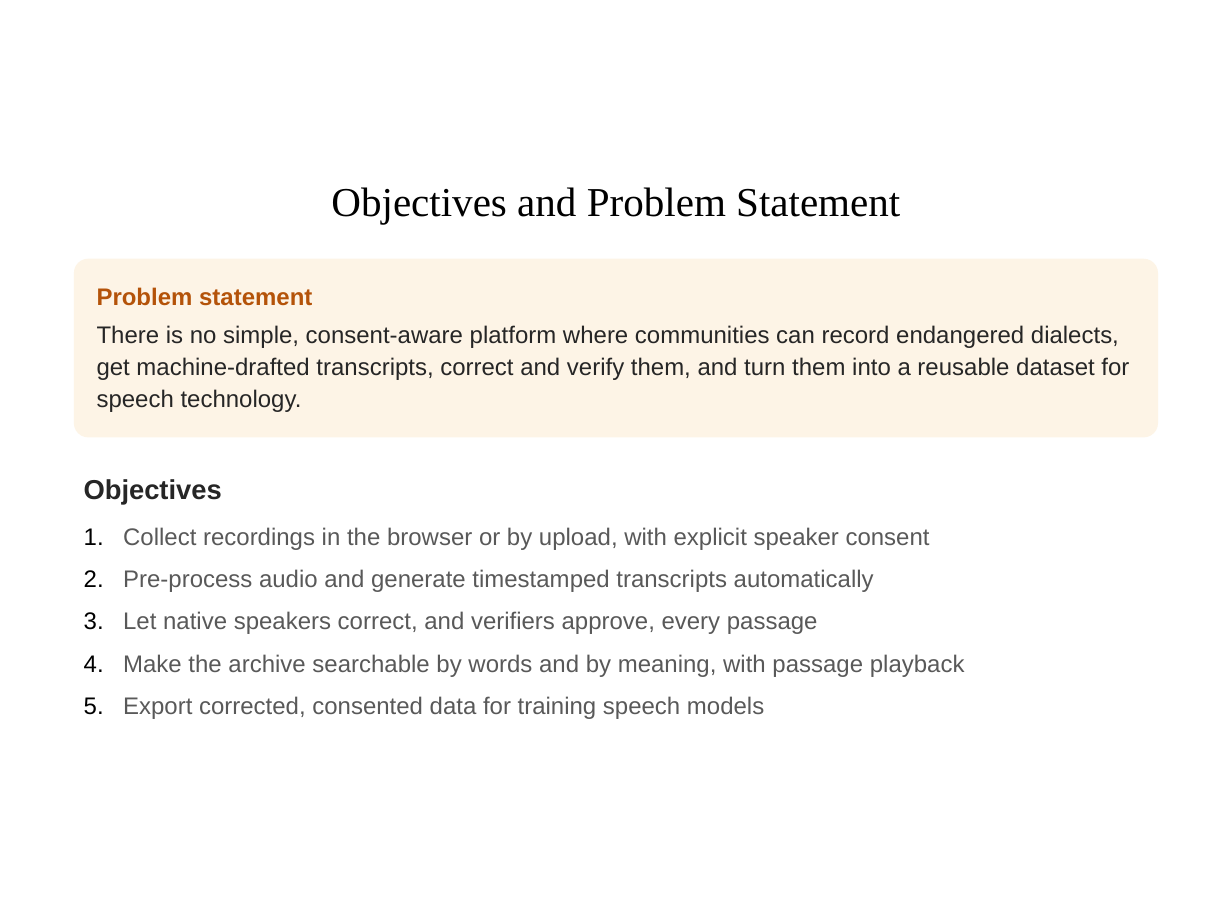
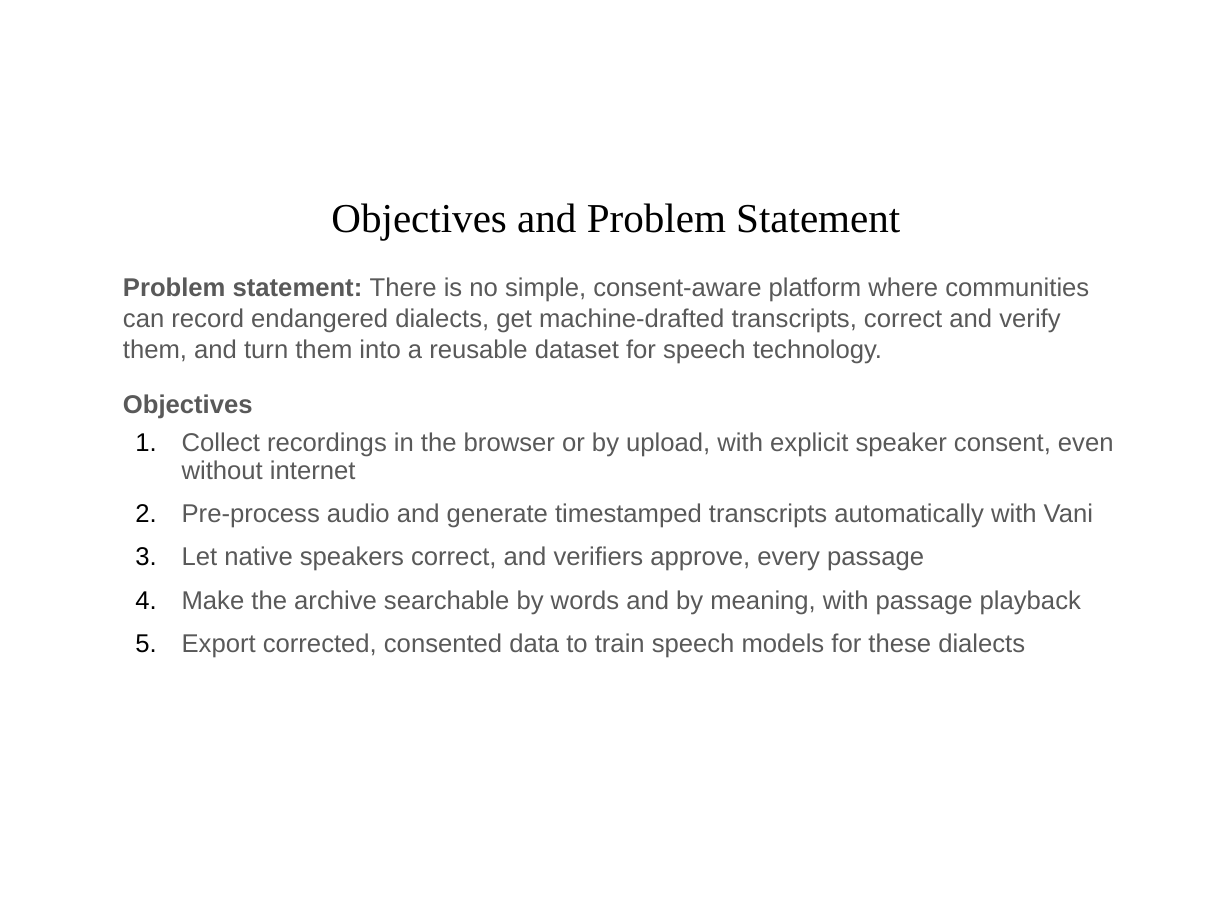
Before and after one commit to Mohamed-Ali-4/SwaraVeda, a slide deck: slide 5 of docs/SwaraVeda_Review2.pptx. Drawn at 1232x924 pixels with LibreOffice and Linux fonts; fonts in the diff are those of the drawing; background and template pictures are left out. Boxes give left, top, right and bottom in pixels: in the first picture for what was removed or moved away, otherwise in the second. Text is boxed around its words. In the diff, an @@ line names an element or a change of style, - is before the commit and + after.

```diff
--- a/docs/SwaraVeda_Review2.pptx
+++ b/docs/SwaraVeda_Review2.pptx
@@ text "Objectives and Problem Statement": place and size @@
-text "Objectives and Problem Statement" at <box>331,187,900,224</box>
+text "Objectives and Problem Statement" at <box>331,203,900,240</box>
@@ text "Problem statement: There is no ...": place and size @@
-text "Problem statement: There is no ..." at <box>74,259,1158,437</box>
+text "Problem statement: There is no ..." at <box>123,277,1089,364</box>
@@ text "Problem statement: There is no ..." at <box>123,277,1089,364</box>: fill #FDF4E6 to none @@
@@ text at <box>123,277,1089,364</box>: text changed; size 14 to 15 pt; text colour #262626 to #595959 @@
-Problem statement
-There is no simple, consent-aware platform where communities can record endangered dialects, get machine-drafted transcripts, correct and verify them, and turn them into a reusable dataset for speech technology.
+Problem statement: There is no simple, consent-aware platform where communities can record endangered dialects, get machine-drafted transcripts, correct and verify them, and turn them into a reusable dataset for speech technology.
@@ text "Objectives": place and size @@
-text "Objectives" at <box>84,479,222,504</box>
+text "Objectives" at <box>123,394,253,419</box>
@@ text "Objectives" at <box>123,394,253,419</box>: size 16 to 15 pt, text colour #262626 to #595959 @@
@@ text "Collect recordings in the browser ...": place and size @@
-text "Collect recordings in the browser ..." at <box>123,527,965,719</box>
+text "Collect recordings in the browser ..." at <box>182,432,1114,658</box>
@@ text at <box>182,432,1114,528</box>: text changed; size 14 to 15 pt @@
-1. Collect recordings in the browser or by upload, with explicit speaker consent
-2. Pre-process audio and generate timestamped transcripts automatically
+1. Collect recordings in the browser or by upload, with explicit speaker consent, even without internet
+2. Pre-process audio and generate timestamped transcripts automatically with Vani
@@ text at <box>182,546,1081,615</box>: size 14 to 15 pt in "Let native speakers correct, and verifiers approve, ...", "Make the archive searchable by words and ..."; indent changed; line spacing 1 to 0.9; more space between paragraphs @@
@@ text at <box>182,633,1025,658</box>: text changed; size 14 to 15 pt @@
-5. Export corrected, consented data for training speech models
+5. Export corrected, consented data to train speech models for these dialects
```
Also in this commit, not shown: 6 other slides changed, 3 slides added, 8 slides removed, 1 other file.
